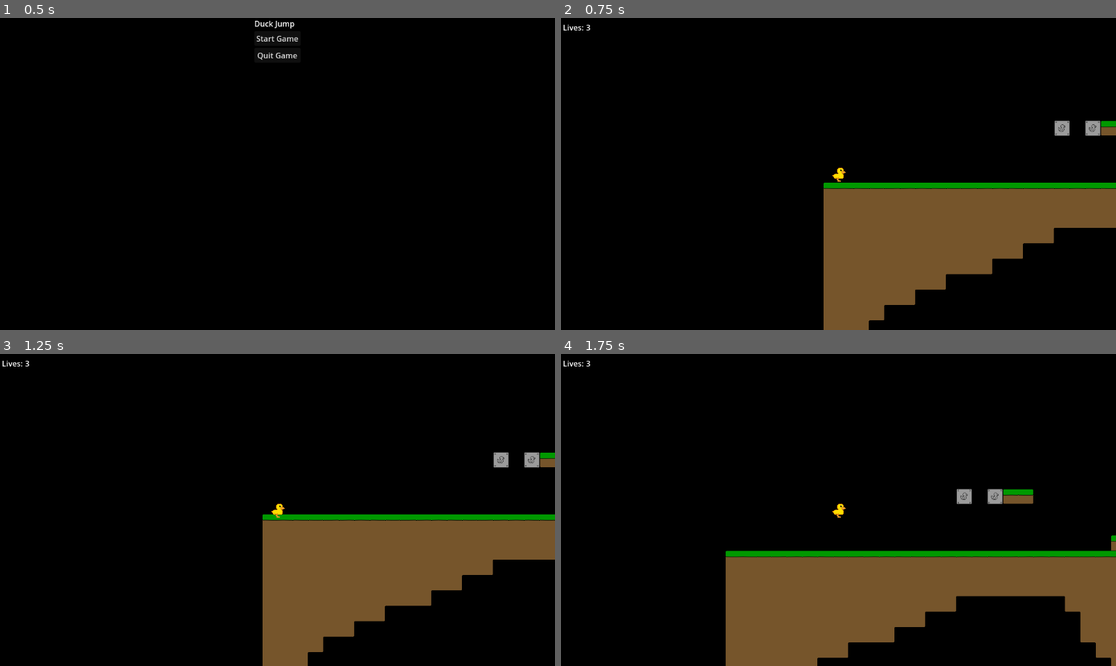
Above: before the commit, frames 1-4 (two rows, left to right).
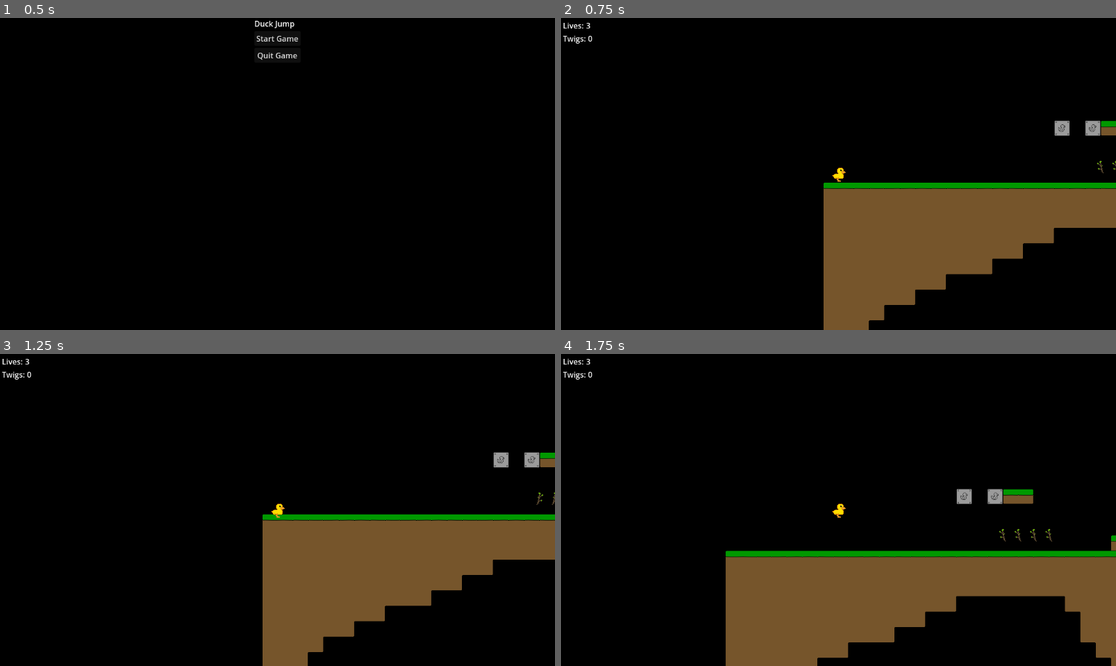
Above: after the commit, the same moments.

Repository: JakeSlaght/ducky-platformer-godot
Game: Godot game, scene res://main.tscn
Two runs of this game, one before a commit and one after it. Both use one fixed random seed, a clock stepped at 60 frames per second and the inputs below.
Inputs:
- Up to frame 1 (0.5 s): no input
- Up to frame 2 (0.75 s): click "Start Game" at 0.5 s
- Up to frame 3 (1.25 s): no input
- Up to frame 4 (1.75 s): tap Enter at 1.25 s; hold D (right) from 1.28 s (still down); tap Space (fire) at 1.35 s; tap W (jump) at 1.52 s

Frame 1 is identical in both runs. In frame 2, 0.1% of the frame differs, in the area x 0-100%, y 1-50%; in frame 3, 0.2%; in frame 4, 0.2%, in the area x 0-89%, y 1-61%.

Commit message:
feat: implemented the twig logic

Diff:
--- a/hud.gd
+++ b/hud.gd
@@ -1,11 +1,15 @@
 extends CanvasLayer
 @onready var lives_counter: Label = %lives_counter
-
+@onready var twigs_counter: Label = %twigs_counter
 
 func _ready() -> void:
 	lives_counter.text = '3'
 	SignalBus.update_lives_counter.connect(_update_player_lives_display)
+	SignalBus.update_twigs_counter.connect(_update_twigs_display)
 
 func _update_player_lives_display(lives: int) -> void:
-	print_debug('player has: ', lives)
 	lives_counter.text = str(lives)
+
+func _update_twigs_display(twigs: int) -> void:
+	Global.twigs_total += twigs
+	twigs_counter.text = str(Global.twigs_total)
--- a/load_of_bread.tscn
+++ b/load_of_bread.tscn
@@ -17,7 +17,6 @@
 [node name="CollisionShape2D" type="CollisionShape2D" parent="."]
 position = Vector2(-0.5, 2)
 rotation = 0.76969
-scale = Vector2(1, 1)
 shape = SubResource("RectangleShape2D_8rjr4")
 
 [node name="Area2D" type="Area2D" parent="."]
--- a/main.tscn
+++ b/main.tscn
@@ -32,14 +32,28 @@
 theme_override_constants/margin_right = 4
 theme_override_constants/margin_bottom = 4
 
-[node name="HBoxContainer" type="HBoxContainer" parent="game/hud/MarginContainer"]
+[node name="VBoxContainer" type="VBoxContainer" parent="game/hud/MarginContainer"]
 layout_mode = 2
 
-[node name="lives_label" type="Label" parent="game/hud/MarginContainer/HBoxContainer"]
+[node name="HBoxContainer" type="HBoxContainer" parent="game/hud/MarginContainer/VBoxContainer"]
+layout_mode = 2
+
+[node name="lives_label" type="Label" parent="game/hud/MarginContainer/VBoxContainer/HBoxContainer"]
 layout_mode = 2
 text = "Lives:"
 
-[node name="lives_counter" type="Label" parent="game/hud/MarginContainer/HBoxContainer"]
+[node name="lives_counter" type="Label" parent="game/hud/MarginContainer/VBoxContainer/HBoxContainer"]
+unique_name_in_owner = true
+layout_mode = 2
+
+[node name="HBoxContainer2" type="HBoxContainer" parent="game/hud/MarginContainer/VBoxContainer"]
+layout_mode = 2
+
+[node name="twigs_label" type="Label" parent="game/hud/MarginContainer/VBoxContainer/HBoxContainer2"]
+layout_mode = 2
+text = "Twigs:"
+
+[node name="twigs_counter" type="Label" parent="game/hud/MarginContainer/VBoxContainer/HBoxContainer2"]
 unique_name_in_owner = true
 layout_mode = 2
 
--- a/map_logics/map.gd
+++ b/map_logics/map.gd
@@ -10,6 +10,7 @@
 var level_end_scene = load("res://level_ending.tscn")
 var slug_scene = load("res://enemy.tscn")
 var mystery_box_scene = load("res://mystery_box.tscn")
+var twig_scene = load("res://twig.tscn")
 
 var TILE_SIZE: int = 32
 
@@ -79,7 +80,10 @@
 					var new_box = mystery_box_scene.instantiate()
 					new_box.global_position = Vector2(x * TILE_SIZE, y * TILE_SIZE)
 					add_child(new_box)
-
+				10: #greenish (74,76,38) - coins
+					var new_twig = twig_scene.instantiate()
+					new_twig.global_position = Vector2(x * TILE_SIZE, y * TILE_SIZE)
+					add_child(new_twig)
 func player_to_tile_location(player_position: Vector2) -> Vector2i:
 	var tile_x = int(player_position.x / width)
 	var tile_y = int(player_position.y / height)
--- a/map_logics/map.tscn
+++ b/map_logics/map.tscn
@@ -469,7 +469,7 @@
 
 [node name="map" type="Node2D" groups=["platforms"]]
 script = ExtResource("1_x10te")
-colors = PackedColorArray(0, 0, 1, 1, 0, 1, 0, 1, 1, 0, 0, 1, 0, 0, 0, 1, 0.501961, 0.501961, 0.501961, 1, 0, 0.588235, 0, 1, 0, 0.313726, 0, 1, 0.537255, 0.811765, 0.941176, 1, 1, 1, 1, 1, 0.219608, 0.219608, 0.219608, 1)
+colors = PackedColorArray(0, 0, 1, 1, 0, 1, 0, 1, 1, 0, 0, 1, 0, 0, 0, 1, 0.501961, 0.501961, 0.501961, 1, 0, 0.588235, 0, 1, 0, 0.313726, 0, 1, 0.537255, 0.811765, 0.941176, 1, 1, 1, 1, 1, 0.219608, 0.219608, 0.219608, 1, 0.298039, 0.290196, 0.14902, 1)
 
 [node name="water" type="TileMapLayer" parent="."]
 unique_name_in_owner = true
--- a/menu.gd
+++ b/menu.gd
@@ -23,6 +23,7 @@
 
 	print_debug('load in the map and data')
 	_load_game(game_data)
+	SignalBus.update_twigs_counter.emit(Global.twigs_total)
 	game.visible = true
 	hud.visible = true
 	menus.visible = false
--- a/singletons/global.gd
+++ b/singletons/global.gd
@@ -2,6 +2,7 @@
 
 enum PlayerState { SMALL, BIG, ACORN }
 var current_state: PlayerState = PlayerState.SMALL
+var twigs_total: int = 0
 
 func spawn_bread(position: Vector2) -> void:
 	var load_of_bread_scene = load("res://load_of_bread.tscn")
--- a/singletons/signal_bus.gd
+++ b/singletons/signal_bus.gd
@@ -1,6 +1,7 @@
 extends Node
 
 signal update_lives_counter(new_lives_counter: int)
+signal update_twigs_counter(new_twigs_counter: int)
 
 func _ready() -> void:
 	pass
--- /dev/null
+++ b/twig.gd
@@ -0,0 +1,5 @@
+extends Area2D
+
+func _on_hitbox_body_entered(body: Node2D) -> void:
+	SignalBus.update_twigs_counter.emit(1)
+	queue_free()
--- /dev/null
+++ b/twig.tscn
@@ -0,0 +1,51 @@
+[gd_scene load_steps=8 format=3 uid="uid://60ei2ebb2neb"]
+
+[ext_resource type="Texture2D" uid="uid://xh8gif2erfo0" path="res://images/twig_coin.png" id="1_e0prm"]
+[ext_resource type="Script" uid="uid://cgtxpf50evqfg" path="res://twig.gd" id="1_q01it"]
+
+[sub_resource type="AtlasTexture" id="AtlasTexture_qmpk0"]
+atlas = ExtResource("1_e0prm")
+region = Rect2(0, 0, 32, 32)
+
+[sub_resource type="AtlasTexture" id="AtlasTexture_mjaf3"]
+atlas = ExtResource("1_e0prm")
+region = Rect2(32, 0, 32, 32)
+
+[sub_resource type="SpriteFrames" id="SpriteFrames_0ucjg"]
+animations = [{
+"frames": [{
+"duration": 1.0,
+"texture": SubResource("AtlasTexture_qmpk0")
+}, {
+"duration": 1.0,
+"texture": SubResource("AtlasTexture_mjaf3")
+}],
+"loop": true,
+"name": &"default",
+"speed": 2.0
+}]
+
+[sub_resource type="RectangleShape2D" id="RectangleShape2D_34ecj"]
+size = Vector2(7, 22)
+
+[sub_resource type="CircleShape2D" id="CircleShape2D_bdpfl"]
+radius = 15.0
+
+[node name="Twig" type="Area2D"]
+script = ExtResource("1_q01it")
+
+[node name="AnimatedSprite2D" type="AnimatedSprite2D" parent="."]
+sprite_frames = SubResource("SpriteFrames_0ucjg")
+autoplay = "default"
+frame_progress = 0.220562
+
+[node name="CollisionShape2D" type="CollisionShape2D" parent="."]
+position = Vector2(0.5, 1)
+shape = SubResource("RectangleShape2D_34ecj")
+
+[node name="hitbox" type="Area2D" parent="."]
+
+[node name="CollisionShape2D" type="CollisionShape2D" parent="hitbox"]
+shape = SubResource("CircleShape2D_bdpfl")
+
+[connection signal="body_entered" from="hitbox" to="." method="_on_hitbox_body_entered"]
Binary file changed: images/test.png
Binary file changed: images/twig_coin.png
Not shown, added: twig.gd.uid
